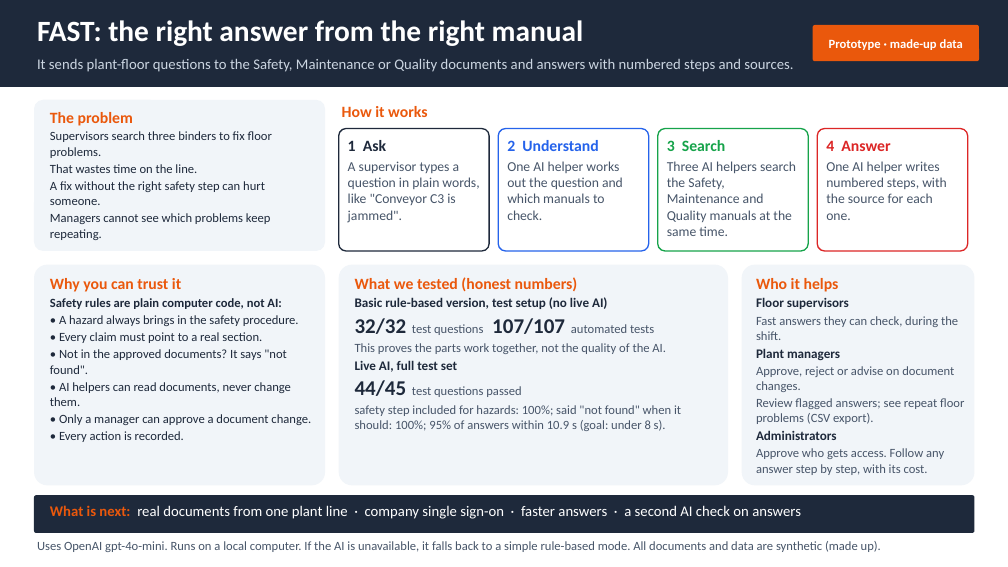
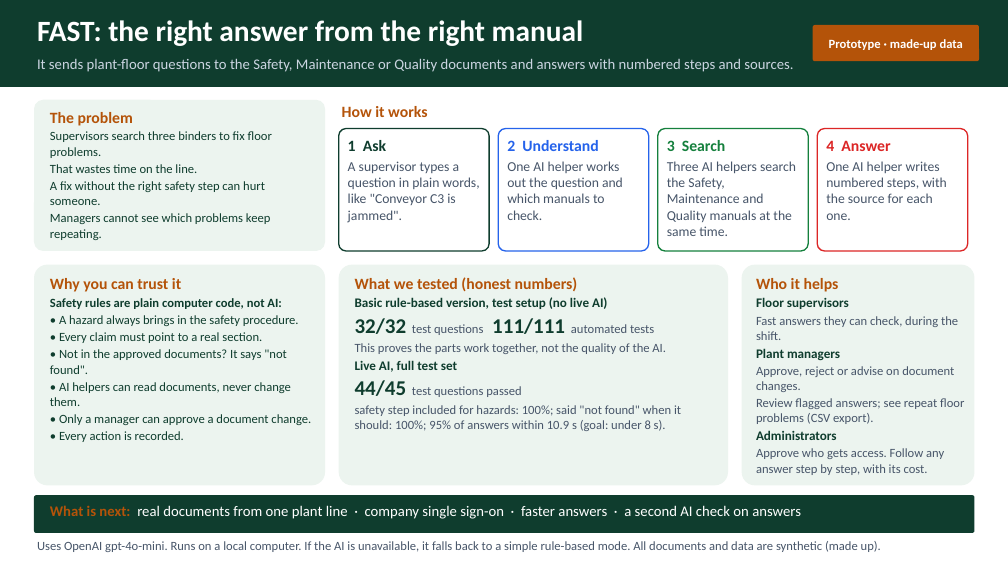
Before and after one commit to hemach-git/FAST, a slide deck: slide 1 of docs/one_pager_deck.pptx. Drawn at 1008x567 pixels with LibreOffice and Linux fonts; fonts in the diff are those of the drawing. Boxes give left, top, right and bottom in pixels: in the first picture for what was removed or moved away, otherwise in the second. Text is boxed around its words. In the diff, an @@ line names an element or a change of style, - is before the commit and + after.

```diff
--- a/docs/one_pager_deck.pptx
+++ b/docs/one_pager_deck.pptx
@@ rectangle at [0, 0, 1008, 87]: fill #1E293B to #0F3D2E @@
@@ rounded rectangle "Prototype · made-up data" at [813, 25, 979, 61]: fill #EA580C to #B45309 @@
@@ fill #F1F5F9 to #ECF4EF in 4 elements at [34, 265, 325, 485], [339, 265, 728, 485], [742, 265, 975, 485], [34, 100, 325, 251] @@
@@ text "The problem" at [50, 112, 272, 240]: text colour #EA580C to #B45309 in "The problem"; text colour #1E293B to #0F3D2E @@
@@ text "How it works" at [342, 106, 427, 117]: text colour #EA580C to #B45309 @@
@@ rounded rectangle at [339, 129, 489, 251]: outline #1E293B 1.25 pt to #0F3D2E 1.25 pt @@
@@ text at [348, 140, 386, 151]: text colour #1E293B to #0F3D2E in "1 Ask" @@
@@ rounded rectangle at [658, 129, 808, 251]: outline #16A34A 1.25 pt to #15803D 1.25 pt @@
@@ text at [667, 140, 726, 151]: text colour #16A34A to #15803D in "3 Search" @@
@@ text "Why you can trust it" at [50, 278, 311, 442]: text colour #EA580C to #B45309 in "Why you can trust it"; text colour #1E293B to #0F3D2E @@
@@ text at [355, 277, 608, 397]: text colour #EA580C to #B45309 in "What we tested (honest numbers)"; text colour #1E293B to #0F3D2E in "Basic rule-based version, test setup (no live ...", "Live AI, full test set", "44/45" @@
@@ text at [756, 278, 849, 440]: text colour #EA580C to #B45309 in "Who it helps"; text colour #1E293B to #0F3D2E in "Floor supervisors", "Plant managers", "Administrators" @@
@@ text at [355, 318, 654, 335]: text changed @@
-32/32 test questions 107/107 automated tests
+32/32 test questions 111/111 automated tests
@@ rounded rectangle at [34, 495, 975, 533]: fill #1E293B to #0F3D2E @@
@@ text "What is next: real documents ..." at [50, 505, 801, 519]: text colour #EA580C to #B45309 in "What is next:" @@
```
Also in this commit, not shown: 29 other files.
